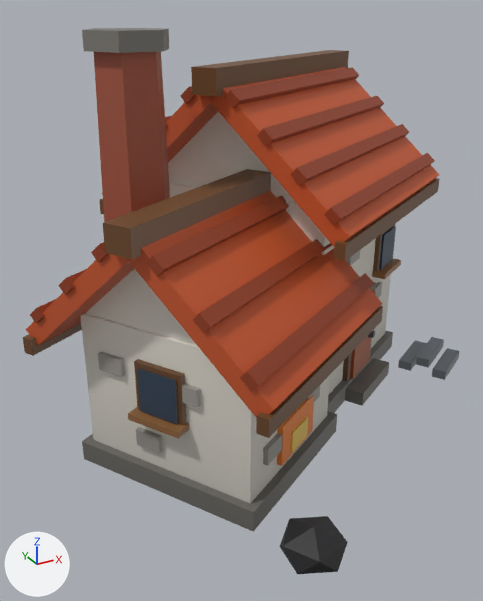
An edit to the glTF model art/models/building_17.glb, drawn before and after from the same camera.
Rendered twice from a camera (50 mm lens) standing at (-0.666, -1.086, 0.782) and looking at (-0.075, -0.011, 0.244). Arrows for +X, +Y and +Z are at lower left; the lights stay in place. The first picture is the older version. Vertices at exactly the same position are counted once.

In view in the first picture: 'building_17'.
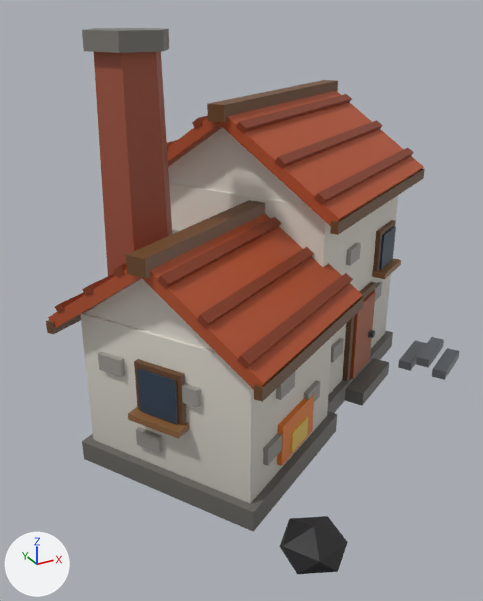
Pixel boxes (x1, y1, x2, y2) of what changed, in the pictures (483 x 601 px; the box of a moved part takes in the faces that stretch with it):
'building_17', reshaped
    before: (23, 28, 460, 574)
    after: (46, 28, 460, 574)
part 1 of me_building_17, rebuilt
    before: (30, 299, 56, 323)
    after: (55, 292, 85, 313)
part 2 of me_building_17, rebuilt (11% narrower, 25% shorter)
    before: (206, 67, 439, 248)
    after: (217, 90, 424, 226)
part 3 of me_building_17, rebuilt
    before: (58, 269, 86, 295)
    after: (82, 273, 116, 296)
part 4 of me_building_17, rebuilt (10% narrower, 21% shorter)
    before: (324, 153, 435, 225)
    after: (314, 148, 414, 205)
part 5 of me_building_17, rebuilt
    before: (91, 242, 107, 262)
    after: (126, 200, 265, 278)
part 6 of me_building_17, rebuilt (8% narrower, 21% shorter)
    before: (291, 124, 409, 186)
    after: (275, 120, 383, 169)
part 7 of me_building_17, rebuilt (9% narrower, 23% shorter)
    before: (257, 96, 384, 147)
    after: (236, 94, 352, 133)
part 8 of me_building_17, rebuilt
    before: (102, 95, 218, 195)
    after: (167, 117, 222, 167)
part 9 of me_building_17, rebuilt (mostly hidden before)
    before: (165, 116, 172, 127)
    after: (192, 116, 208, 128)
part 10 of me_building_17, rebuilt (14% narrower, 22% shorter)
    before: (126, 191, 382, 418)
    after: (141, 214, 362, 390)
part 11 of me_building_17, rebuilt (13% narrower, 18% shorter)
    before: (240, 273, 374, 391)
    after: (237, 273, 353, 369)
part 12 of me_building_17, rebuilt (16% narrower, 14% shorter)
    before: (193, 239, 332, 333)
    after: (197, 247, 314, 328)
part 13 of me_building_17, rebuilt
    before: (26, 254, 134, 346)
    after: (48, 269, 142, 328)
part 14 of me_building_17, deleted (brown)
    before: (103, 169, 271, 259)
part 15 of me_building_17, deleted
    before: (181, 86, 195, 104)
part 16 of me_building_17, moved or reshaped
    before: (23, 50, 439, 438)
    after: (46, 80, 425, 402)

The change, as a diff of the scene's bpy script:
```diff
--- a/art/models/building_17.glb.py
+++ b/art/models/building_17.glb.py
@@ me_building_17 @@
 # used by ob_building_17; location = (0.0, 0.0, 0.0)
-me_building_17.from_pydata(...)  # 504 vertices, 760 faces; spans x -0.501..0.487, y -0.475..0.491, z -0.036..0.75
+me_building_17.from_pydata(...)  # 488 vertices, 736 faces; spans x -0.461..0.487, y -0.475..0.452, z -0.036..0.75
+# me_building_17 part 1: the loose piece of 8 vertices spanning x -0.487..-0.099, y -0.053..0.188, z 0.298..0.328 is rebuilt with 8 vertices and now spans x -0.447..-0.113, y -0.058..0.148, z 0.312..0.332
+# me_building_17 part 2: the loose piece of 8 vertices spanning x -0.14..0.452, y -0.243..0.262, z 0.406..0.667 is rebuilt with 8 vertices and now spans x -0.115..0.415, y -0.204..0.245, z 0.434..0.612
+# me_building_17 part 3: the loose piece of 8 vertices spanning x -0.449..-0.061, y -0.12..0.122, z 0.367..0.397 is rebuilt with 8 vertices and now spans x -0.413..-0.078, y -0.117..0.088, z 0.358..0.378
+# me_building_17 part 4: the loose piece of 8 vertices spanning x -0.025..0.449, y -0.232..0.059, z 0.449..0.479 is rebuilt with 8 vertices and now spans x -0.018..0.404, y -0.182..0.073, z 0.471..0.491
+# me_building_17 part 5: the loose piece of 8 vertices spanning x -0.41..-0.023, y -0.186..0.056, z 0.436..0.466 is rebuilt with 8 vertices and now spans x -0.368..-0.013, y -0.223..0.003, z 0.419..0.449
+# me_building_17 part 6: the loose piece of 8 vertices spanning x -0.058..0.416, y -0.176..0.115, z 0.507..0.537 is rebuilt with 8 vertices and now spans x -0.057..0.365, y -0.114..0.141, z 0.525..0.545
+# me_building_17 part 7: the loose piece of 8 vertices spanning x -0.09..0.384, y -0.12..0.172, z 0.566..0.596 is rebuilt with 8 vertices and now spans x -0.096..0.325, y -0.047..0.209, z 0.578..0.598
+# me_building_17 part 8: the loose piece of 8 vertices spanning x -0.27..0.322, y -0.018..0.487, z 0.406..0.667 is rebuilt with 8 vertices and now spans x -0.233..0.298, y -0.001..0.448, z 0.434..0.612
+# me_building_17 part 9: the loose piece of 8 vertices spanning x -0.201..0.273, y 0.072..0.364, z 0.566..0.596 is rebuilt with 8 vertices and now spans x -0.143..0.278, y 0.035..0.291, z 0.578..0.598
+# me_building_17 part 10: the loose piece of 8 vertices spanning x -0.378..0.112, y -0.424..0.005, z 0.25..0.484 is rebuilt with 8 vertices and now spans x -0.354..0.075, y -0.385..-0.012, z 0.278..0.436
+# me_building_17 part 11: the loose piece of 8 vertices spanning x -0.282..0.106, y -0.408..-0.167, z 0.298..0.328 is rebuilt with 8 vertices and now spans x -0.269..0.066, y -0.368..-0.162, z 0.312..0.332
+# me_building_17 part 12: the loose piece of 8 vertices spanning x -0.32..0.068, y -0.342..-0.1, z 0.367..0.397 is rebuilt with 8 vertices and now spans x -0.303..0.032, y -0.308..-0.103, z 0.358..0.378
+# me_building_17 part 13: the loose piece of 8 vertices spanning x -0.493..-0.003, y -0.225..0.204, z 0.25..0.484 is rebuilt with 8 vertices and now spans x -0.456..-0.027, y -0.208..0.165, z 0.278..0.436
+# me_building_17 part 14: the loose piece of 8 vertices spanning x -0.402..0.021, y -0.247..0.027, z 0.461..0.506 is deleted
+# me_building_17 part 15: the loose piece of 8 vertices spanning x -0.169..0.305, y 0.016..0.307, z 0.624..0.654 is deleted
+# me_building_17 part 16: 60 vertices removed from x -0.501..0.46, y -0.428..0.491, z 0.236..0.688; 60 vertices added at x -0.461..0.42, y -0.389..0.452, z 0.269..0.625
+# other edits to the shape of me_building_17 do not show in these pictures
 me_building_17.materials.append(mat_defaultmaterial)
```
